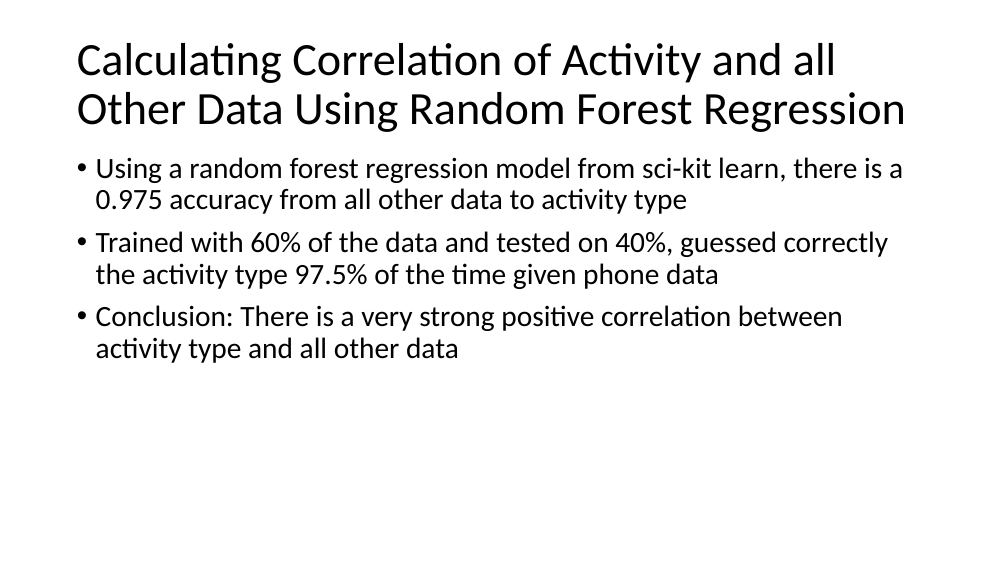
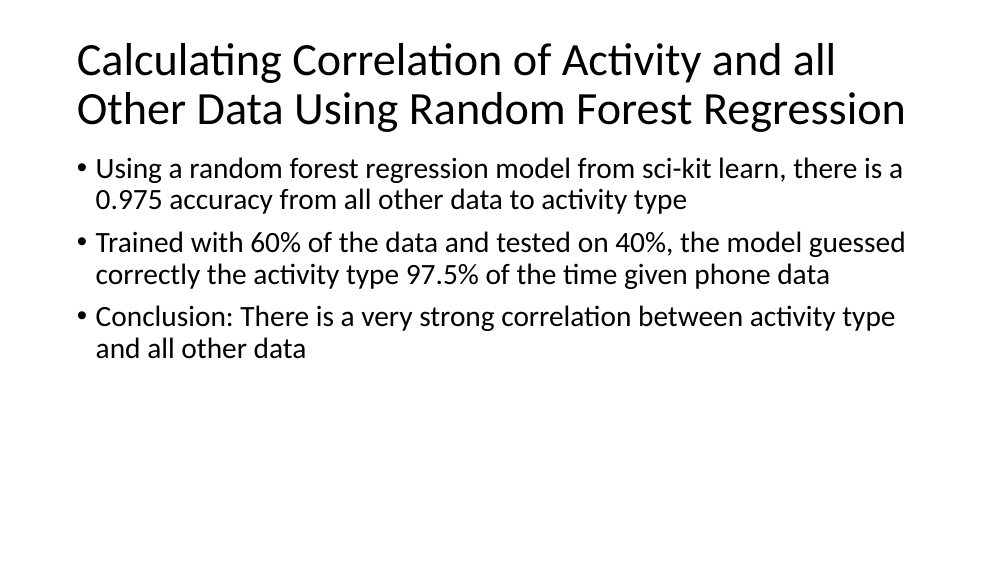
Before and after one commit to ian-mcnichols/CS_480, a slide deck: slide 24 of 480_HW1.pptx (slide 22 before the commit). Drawn at 1008x567 pixels with LibreOffice and Linux fonts; fonts in the diff are those of the drawing. Boxes give left, top, right and bottom in pixels: in the first picture for what was removed or moved away, otherwise in the second. Text is boxed around its words. In the diff, an @@ line names an element or a change of style, - is before the commit and + after.

```diff
--- a/480_HW1.pptx
+++ b/480_HW1.pptx
@@ text at [96,231,906,359]: text changed @@
-• Trained with 60% of the data and tested on 40%, guessed correctly the activity type 97.5% of the time given phone data
-• Conclusion: There is a very strong positive correlation between activity type and all other data
+• Trained with 60% of the data and tested on 40%, the model guessed correctly the activity type 97.5% of the time given phone data
+• Conclusion: There is a very strong correlation between activity type and all other data
```
Also in this commit, not shown: 4 other slides changed, 3 slides added.
